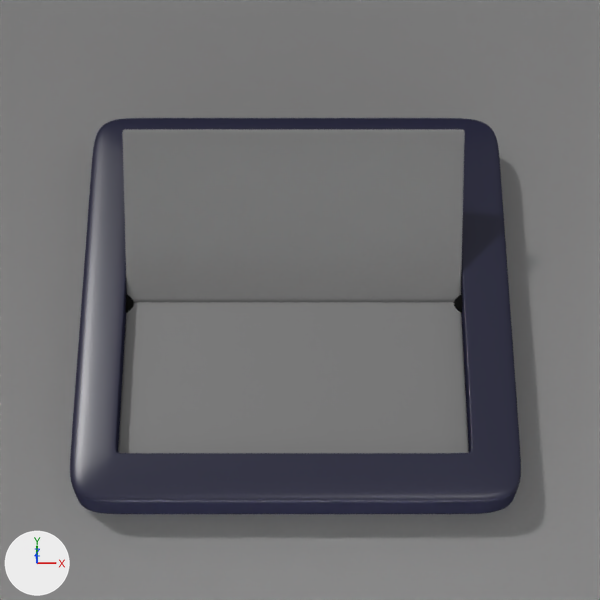
The Blender file apps/src/calendar.blend: old version first, new version second.
Before and after are seen from the file's camera 'Camera'. The axes (+X, +Y, +Z) are drawn at lower left. The lights are the same throughout.
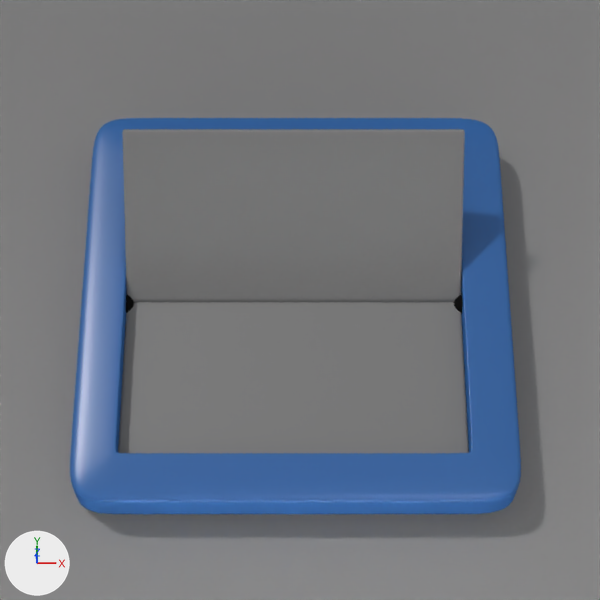
Commit message: / ‘apps/src/calendar.blend’ / ‘apps/src/calendar.blend1’

The change, as a list of edits to the scene's bpy script:
```text
Change mat_clock:
    remove n0 = _N.new('ShaderNodeOutputMaterial'); n0.name = 'Material Output'
    where n3 = _N.new('ShaderNodeBsdfDiffuse'); n3.name = 'Diffuse BSDF'
    n3.inputs[0].default_value: (0.0178, 0.0183, 0.0433, 1.0) -> (0.0343, 0.13, 0.371, 1.0)  # 'Color', dark blue #24253b -> 'Color', blue #3465a4
    add n3.inputs[1].default_value = 0.192  # 'Roughness'
    add n0 = _N.new('ShaderNodeOutputMaterial'); n0.name = 'Material Output'
```

Where the change shows, as pixel boxes [x1, y1, x2, y2] in the pictures (600 x 600 px):
'Plane.007', recoloured: [70, 118, 521, 514] in both
